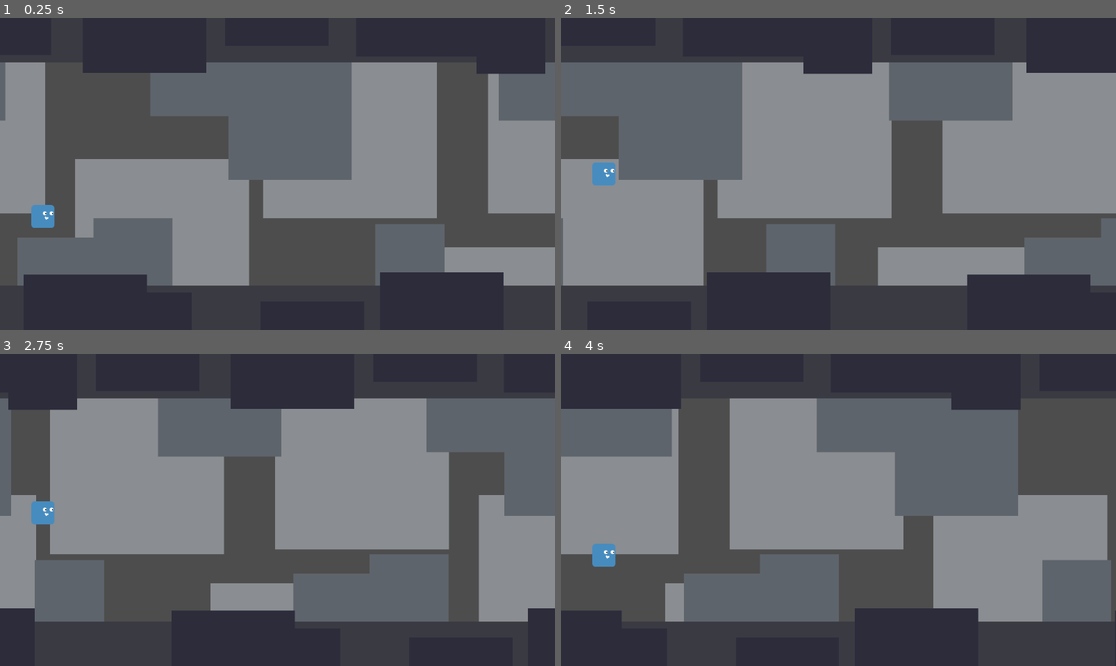
Above: before the commit, frames 1-4 (two rows, left to right).
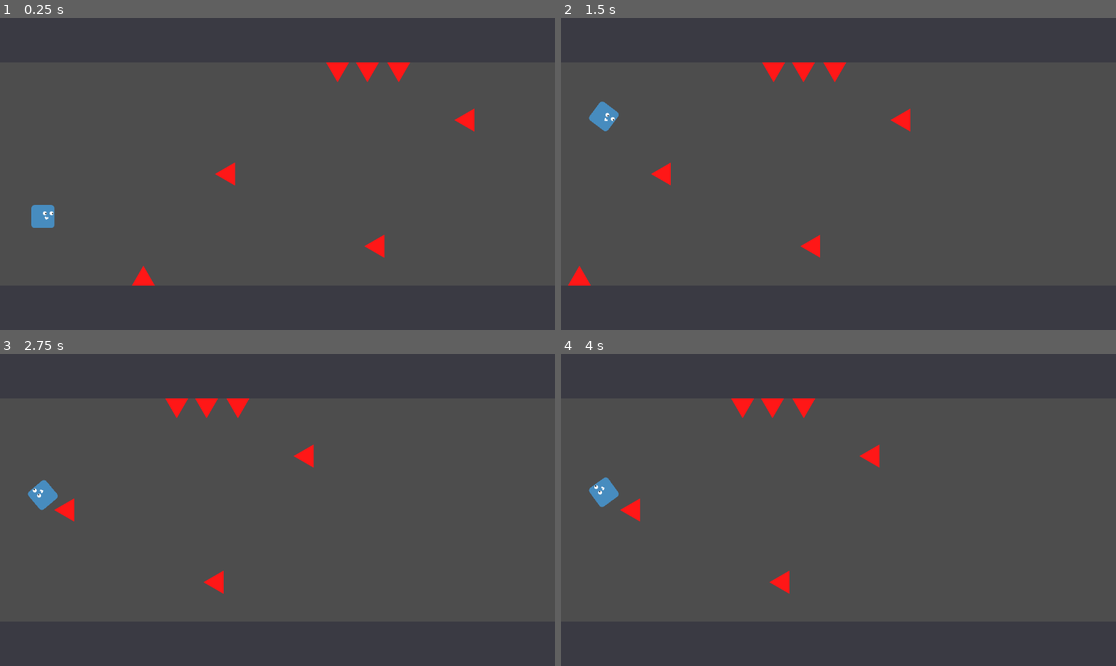
Above: after the commit, the same moments.

Repository: JostMK/Godot-Wild-Jam-75
Game: Godot game, scene res://main.tscn
Same seed, same stepped clock (60 frames per second), same inputs: the game is played once before the commit and once after it.
Inputs:
- Up to frame 1 (0.25 s): no input
- Up to frame 2 (1.5 s): tap Space (Reflect) at 0.6, 1.35 s
- Up to frame 3 (2.75 s): tap Space (Reflect) at 2.1 s
- Up to frame 4 (4 s): tap Space (Reflect) at 2.85, 3.6 s

The runs differ from the first frame. In frame 1, 50% of the frame differs, in the area x 0-100%, y 14-86%; in frame 2, 59%; in frame 3, 56%; in frame 4, 52%.

Commit message:
Adds death and spikes

Diff:
--- /dev/null
+++ b/assets/sprites/spike.svg
@@ -0,0 +1,59 @@
+<?xml version="1.0" encoding="UTF-8" standalone="no"?>
+<!-- Created with Inkscape (http://www.inkscape.org/) -->
+
+<svg
+   width="96"
+   height="96"
+   viewBox="0 0 25.4 25.4"
+   version="1.1"
+   id="svg1"
+   sodipodi:docname="spike.svg"
+   inkscape:version="1.3 (0e150ed6c4, 2023-07-21)"
+   xmlns:inkscape="http://www.inkscape.org/namespaces/inkscape"
+   xmlns:sodipodi="http://sodipodi.sourceforge.net/DTD/sodipodi-0.dtd"
+   xmlns="http://www.w3.org/2000/svg"
+   xmlns:svg="http://www.w3.org/2000/svg">
+  <sodipodi:namedview
+     id="namedview1"
+     pagecolor="#000000"
+     bordercolor="#000000"
+     borderopacity="0.25"
+     inkscape:showpageshadow="false"
+     inkscape:pageopacity="0.0"
+     inkscape:pagecheckerboard="true"
+     inkscape:deskcolor="#d1d1d1"
+     inkscape:document-units="mm"
+     inkscape:zoom="6.7265625"
+     inkscape:cx="51.066202"
+     inkscape:cy="51.066202"
+     inkscape:window-width="1858"
+     inkscape:window-height="1057"
+     inkscape:window-x="54"
+     inkscape:window-y="-8"
+     inkscape:window-maximized="1"
+     inkscape:current-layer="layer1" />
+  <defs
+     id="defs1" />
+  <g
+     inkscape:label="Layer 1"
+     inkscape:groupmode="layer"
+     id="layer1">
+    <path
+       sodipodi:type="star"
+       style="fill:#ffffff;stroke-width:1;stroke-linecap:round;stroke-linejoin:round;fill-opacity:1"
+       id="path1"
+       inkscape:flatsided="true"
+       sodipodi:sides="3"
+       sodipodi:cx="7.0801396"
+       sodipodi:cy="6.2541232"
+       sodipodi:r1="11.261171"
+       sodipodi:r2="5.6305852"
+       sodipodi:arg1="0.52359878"
+       sodipodi:arg2="1.5707963"
+       inkscape:rounded="1.0408341e-17"
+       inkscape:randomized="0"
+       d="m 16.8326,11.884709 -19.5049208,0 9.7524605,-16.8917571 z"
+       inkscape:transform-center-y="-3.6661738"
+       transform="matrix(1.3022355,0,0,1.3022355,3.479991,9.9233103)" />
+  </g>
+</svg>
--- a/main.tscn
+++ b/main.tscn
@@ -1,8 +1,10 @@
-[gd_scene load_steps=5 format=3 uid="uid://duk533ajtr0cx"]
+[gd_scene load_steps=7 format=3 uid="uid://duk533ajtr0cx"]
 
 [ext_resource type="Texture2D" uid="uid://jf7lrlv5ofcq" path="res://assets/sprites/placeholder.svg" id="1_kpqgj"]
 [ext_resource type="PackedScene" uid="uid://dfj6a4mae85vf" path="res://scenes/camera/follow_camera.tscn" id="2_ci57k"]
 [ext_resource type="PackedScene" uid="uid://b217sgubfrsu5" path="res://scenes/player/player.tscn" id="2_epn4y"]
+[ext_resource type="PackedScene" uid="uid://y2cad83txkic" path="res://scenes/sceneries/blocky_scenery.tscn" id="3_h60qi"]
+[ext_resource type="PackedScene" uid="uid://dgnw7qggtji6i" path="res://scenes/props/spike/spike.tscn" id="5_mssfh"]
 
 [sub_resource type="RectangleShape2D" id="RectangleShape2D_5nvy8"]
 size = Vector2(1280, 256)
@@ -20,235 +22,133 @@
 
 [node name="TestLevel" type="Node2D" parent="."]
 
-[node name="Decor" type="Node2D" parent="TestLevel"]
-
-[node name="Layer0" type="Parallax2D" parent="TestLevel/Decor"]
-scroll_scale = Vector2(1.1, 1)
-scroll_offset = Vector2(-576, -324)
-repeat_size = Vector2(1280, 0)
-
-[node name="Sprite2D" type="Sprite2D" parent="TestLevel/Decor/Layer0"]
-self_modulate = Color(0.1725, 0.1725, 0.23, 1)
-z_index = 10
-position = Vector2(956.344, 656)
-texture = ExtResource("1_kpqgj")
-
-[node name="Sprite2D4" type="Sprite2D" parent="TestLevel/Decor/Layer0"]
-self_modulate = Color(0.1725, 0.1725, 0.23, 1)
-z_index = 10
-position = Vector2(688.344, 634)
-scale = Vector2(0.838625, 0.348501)
-texture = ExtResource("1_kpqgj")
-
-[node name="Sprite2D5" type="Sprite2D" parent="TestLevel/Decor/Layer0"]
-self_modulate = Color(0.1725, 0.1725, 0.23, 1)
-z_index = 10
-position = Vector2(38.344, 32)
-scale = Vector2(0.838625, 0.348501)
-texture = ExtResource("1_kpqgj")
-
-[node name="Sprite2D9" type="Sprite2D" parent="TestLevel/Decor/Layer0"]
-self_modulate = Color(0.1725, 0.1725, 0.23, 1)
-z_index = 10
-position = Vector2(614.344, 13)
-scale = Vector2(0.838625, 0.348501)
-texture = ExtResource("1_kpqgj")
-
-[node name="Sprite2D2" type="Sprite2D" parent="TestLevel/Decor/Layer0"]
-self_modulate = Color(0.1725, 0.1725, 0.23, 1)
-z_index = 10
-position = Vector2(216.344, 661)
-texture = ExtResource("1_kpqgj")
-
-[node name="Sprite2D6" type="Sprite2D" parent="TestLevel/Decor/Layer0"]
-self_modulate = Color(0.1725, 0.1725, 0.23, 1)
-z_index = 10
-position = Vector2(339.344, -14)
-texture = ExtResource("1_kpqgj")
-
-[node name="Sprite2D8" type="Sprite2D" parent="TestLevel/Decor/Layer0"]
-self_modulate = Color(0.1725, 0.1725, 0.23, 1)
-z_index = 10
-position = Vector2(906.344, -48.2801)
-texture = ExtResource("1_kpqgj")
-
-[node name="Sprite2D3" type="Sprite2D" parent="TestLevel/Decor/Layer0"]
-self_modulate = Color(0.1725, 0.1725, 0.23, 1)
-z_index = 10
-position = Vector2(366.344, 729)
-scale = Vector2(0.559999, 1.24)
-texture = ExtResource("1_kpqgj")
-
-[node name="Sprite2D7" type="Sprite2D" parent="TestLevel/Decor/Layer0"]
-self_modulate = Color(0.1725, 0.1725, 0.23, 1)
-z_index = 10
-position = Vector2(1100.34, -42.2801)
-scale = Vector2(0.559999, 1.24)
-texture = ExtResource("1_kpqgj")
-
-[node name="Layer1" type="Parallax2D" parent="TestLevel/Decor"]
-scroll_scale = Vector2(0.8, 1)
-scroll_offset = Vector2(-576, -324)
-repeat_size = Vector2(1280, 0)
-
-[node name="Sprite2D" type="Sprite2D" parent="TestLevel/Decor/Layer1"]
-self_modulate = Color(0.3696, 0.39228, 0.42, 1)
-z_index = -10
-position = Vector2(69, 85)
-texture = ExtResource("1_kpqgj")
-
-[node name="Sprite2D2" type="Sprite2D" parent="TestLevel/Decor/Layer1"]
-self_modulate = Color(0.3696, 0.39228, 0.42, 1)
-z_index = -10
-position = Vector2(350, 584)
-texture = ExtResource("1_kpqgj")
-
-[node name="Sprite2D6" type="Sprite2D" parent="TestLevel/Decor/Layer1"]
-self_modulate = Color(0.3696, 0.39228, 0.42, 1)
-z_index = -10
-position = Vector2(462, 544)
-scale = Vector2(0.64, 1)
-texture = ExtResource("1_kpqgj")
-
-[node name="Sprite2D3" type="Sprite2D" parent="TestLevel/Decor/Layer1"]
-self_modulate = Color(0.3696, 0.39228, 0.42, 1)
-z_index = -10
-position = Vector2(788, 141.56)
-scale = Vector2(1, 1.52)
-texture = ExtResource("1_kpqgj")
-
-[node name="Sprite2D4" type="Sprite2D" parent="TestLevel/Decor/Layer1"]
-self_modulate = Color(0.3696, 0.39228, 0.42, 1)
-z_index = -10
-position = Vector2(626, 75.5598)
-texture = ExtResource("1_kpqgj")
-
-[node name="Sprite2D5" type="Sprite2D" parent="TestLevel/Decor/Layer1"]
-self_modulate = Color(0.3696, 0.39228, 0.42, 1)
-z_index = -10
-position = Vector2(1037, 556)
-scale = Vector2(0.560001, 1)
-texture = ExtResource("1_kpqgj")
-
-[node name="Layer2" type="Parallax2D" parent="TestLevel/Decor"]
-scroll_scale = Vector2(0.5, 1)
-scroll_offset = Vector2(-576, -324)
-repeat_size = Vector2(1280, 0)
-
-[node name="Sprite2D" type="Sprite2D" parent="TestLevel/Decor/Layer2"]
-self_modulate = Color(0.5415, 0.55195, 0.57, 1)
-z_index = -20
-position = Vector2(245.5, 234)
-scale = Vector2(1.41016, 1.34375)
-texture = ExtResource("1_kpqgj")
-
-[node name="Sprite2D2" type="Sprite2D" parent="TestLevel/Decor/Layer2"]
-self_modulate = Color(0.5415, 0.55195, 0.57, 1)
-z_index = -20
-position = Vector2(669, 465)
-scale = Vector2(1.41016, 1.34375)
-texture = ExtResource("1_kpqgj")
-
-[node name="Sprite2D3" type="Sprite2D" parent="TestLevel/Decor/Layer2"]
-self_modulate = Color(0.5415, 0.55195, 0.57, 1)
-z_index = -20
-position = Vector2(1059, 244)
-scale = Vector2(1.41016, 1.34375)
-texture = ExtResource("1_kpqgj")
-
-[node name="Sprite2D4" type="Sprite2D" parent="TestLevel/Decor/Layer2"]
-self_modulate = Color(0.5415, 0.55195, 0.57, 1)
-z_index = -20
-position = Vector2(112, 648)
-scale = Vector2(1.41016, 1.34375)
-texture = ExtResource("1_kpqgj")
+[node name="BlockyScenery" parent="TestLevel" instance=ExtResource("3_h60qi")]
+visible = false
 
 [node name="Map" type="Node2D" parent="TestLevel"]
 
-[node name="Ceiling" type="StaticBody2D" parent="TestLevel/Map"]
+[node name="Ceiling" type="Node2D" parent="TestLevel/Map"]
+
+[node name="Ceiling1" type="StaticBody2D" parent="TestLevel/Map/Ceiling"]
 position = Vector2(0, -360)
+collision_mask = 0
 
-[node name="CollisionShape2D" type="CollisionShape2D" parent="TestLevel/Map/Ceiling"]
+[node name="CollisionShape2D" type="CollisionShape2D" parent="TestLevel/Map/Ceiling/Ceiling1"]
 shape = SubResource("RectangleShape2D_5nvy8")
 
-[node name="CeilingSprite2D" type="Sprite2D" parent="TestLevel/Map/Ceiling"]
+[node name="CeilingSprite2D" type="Sprite2D" parent="TestLevel/Map/Ceiling/Ceiling1"]
 self_modulate = Color(0.228529, 0.226222, 0.261035, 1)
 scale = Vector2(5, 1)
 texture = ExtResource("1_kpqgj")
 
-[node name="Ceiling2" type="StaticBody2D" parent="TestLevel/Map"]
+[node name="Ceiling2" type="StaticBody2D" parent="TestLevel/Map/Ceiling"]
 position = Vector2(1280, -360)
+collision_mask = 0
 
-[node name="CollisionShape2D" type="CollisionShape2D" parent="TestLevel/Map/Ceiling2"]
+[node name="CollisionShape2D" type="CollisionShape2D" parent="TestLevel/Map/Ceiling/Ceiling2"]
 shape = SubResource("RectangleShape2D_5nvy8")
 
-[node name="CeilingSprite2D" type="Sprite2D" parent="TestLevel/Map/Ceiling2"]
+[node name="CeilingSprite2D" type="Sprite2D" parent="TestLevel/Map/Ceiling/Ceiling2"]
 self_modulate = Color(0.228529, 0.226222, 0.261035, 1)
 scale = Vector2(5, 1)
 texture = ExtResource("1_kpqgj")
 
-[node name="Ceiling3" type="StaticBody2D" parent="TestLevel/Map"]
+[node name="Ceiling3" type="StaticBody2D" parent="TestLevel/Map/Ceiling"]
 position = Vector2(2560, -360)
+collision_mask = 0
 
-[node name="CollisionShape2D" type="CollisionShape2D" parent="TestLevel/Map/Ceiling3"]
+[node name="CollisionShape2D" type="CollisionShape2D" parent="TestLevel/Map/Ceiling/Ceiling3"]
 shape = SubResource("RectangleShape2D_5nvy8")
 
-[node name="CeilingSprite2D" type="Sprite2D" parent="TestLevel/Map/Ceiling3"]
+[node name="CeilingSprite2D" type="Sprite2D" parent="TestLevel/Map/Ceiling/Ceiling3"]
 self_modulate = Color(0.228529, 0.226222, 0.261035, 1)
 scale = Vector2(5, 1)
 texture = ExtResource("1_kpqgj")
 
-[node name="Ceiling4" type="StaticBody2D" parent="TestLevel/Map"]
+[node name="Ceiling4" type="StaticBody2D" parent="TestLevel/Map/Ceiling"]
 position = Vector2(3840, -360)
+collision_mask = 0
 
-[node name="CollisionShape2D" type="CollisionShape2D" parent="TestLevel/Map/Ceiling4"]
+[node name="CollisionShape2D" type="CollisionShape2D" parent="TestLevel/Map/Ceiling/Ceiling4"]
 shape = SubResource("RectangleShape2D_5nvy8")
 
-[node name="CeilingSprite2D" type="Sprite2D" parent="TestLevel/Map/Ceiling4"]
+[node name="CeilingSprite2D" type="Sprite2D" parent="TestLevel/Map/Ceiling/Ceiling4"]
 self_modulate = Color(0.228529, 0.226222, 0.261035, 1)
 scale = Vector2(5, 1)
 texture = ExtResource("1_kpqgj")
 
-[node name="Floor" type="StaticBody2D" parent="TestLevel/Map"]
+[node name="Floor" type="Node2D" parent="TestLevel/Map"]
+
+[node name="Floor1" type="StaticBody2D" parent="TestLevel/Map/Floor"]
 position = Vector2(0, 360)
+collision_mask = 0
 
-[node name="CollisionShape2D" type="CollisionShape2D" parent="TestLevel/Map/Floor"]
+[node name="CollisionShape2D" type="CollisionShape2D" parent="TestLevel/Map/Floor/Floor1"]
 shape = SubResource("RectangleShape2D_5nvy8")
 
-[node name="CeilingSprite2D" type="Sprite2D" parent="TestLevel/Map/Floor"]
+[node name="CeilingSprite2D" type="Sprite2D" parent="TestLevel/Map/Floor/Floor1"]
 self_modulate = Color(0.228529, 0.226222, 0.261035, 1)
 scale = Vector2(5, 1)
 texture = ExtResource("1_kpqgj")
 
-[node name="Floor2" type="StaticBody2D" parent="TestLevel/Map"]
+[node name="Floor2" type="StaticBody2D" parent="TestLevel/Map/Floor"]
 position = Vector2(1280, 360)
+collision_mask = 0
 
-[node name="CollisionShape2D" type="CollisionShape2D" parent="TestLevel/Map/Floor2"]
+[node name="CollisionShape2D" type="CollisionShape2D" parent="TestLevel/Map/Floor/Floor2"]
 shape = SubResource("RectangleShape2D_5nvy8")
 
-[node name="CeilingSprite2D" type="Sprite2D" parent="TestLevel/Map/Floor2"]
+[node name="CeilingSprite2D" type="Sprite2D" parent="TestLevel/Map/Floor/Floor2"]
 self_modulate = Color(0.228529, 0.226222, 0.261035, 1)
 scale = Vector2(5, 1)
 texture = ExtResource("1_kpqgj")
 
-[node name="Floor3" type="StaticBody2D" parent="TestLevel/Map"]
+[node name="Floor3" type="StaticBody2D" parent="TestLevel/Map/Floor"]
 position = Vector2(2560, 360)
+collision_mask = 0
 
-[node name="CollisionShape2D" type="CollisionShape2D" parent="TestLevel/Map/Floor3"]
+[node name="CollisionShape2D" type="CollisionShape2D" parent="TestLevel/Map/Floor/Floor3"]
 shape = SubResource("RectangleShape2D_5nvy8")
 
-[node name="CeilingSprite2D" type="Sprite2D" parent="TestLevel/Map/Floor3"]
+[node name="CeilingSprite2D" type="Sprite2D" parent="TestLevel/Map/Floor/Floor3"]
 self_modulate = Color(0.228529, 0.226222, 0.261035, 1)
 scale = Vector2(5, 1)
 texture = ExtResource("1_kpqgj")
 
-[node name="Floor4" type="StaticBody2D" parent="TestLevel/Map"]
+[node name="Floor4" type="StaticBody2D" parent="TestLevel/Map/Floor"]
 position = Vector2(3834, 360)
+collision_mask = 0
 
-[node name="CollisionShape2D" type="CollisionShape2D" parent="TestLevel/Map/Floor4"]
+[node name="CollisionShape2D" type="CollisionShape2D" parent="TestLevel/Map/Floor/Floor4"]
 shape = SubResource("RectangleShape2D_5nvy8")
 
-[node name="CeilingSprite2D" type="Sprite2D" parent="TestLevel/Map/Floor4"]
+[node name="CeilingSprite2D" type="Sprite2D" parent="TestLevel/Map/Floor/Floor4"]
 self_modulate = Color(0.228529, 0.226222, 0.261035, 1)
 scale = Vector2(5, 1)
 texture = ExtResource("1_kpqgj")
+
+[node name="Spike" parent="TestLevel/Map" instance=ExtResource("5_mssfh")]
+rotation = -1.5708
+
+[node name="Spike6" parent="TestLevel/Map" instance=ExtResource("5_mssfh")]
+position = Vector2(497, -112)
+rotation = -1.5708
+
+[node name="Spike7" parent="TestLevel/Map" instance=ExtResource("5_mssfh")]
+position = Vector2(310, 150)
+rotation = -1.5708
+
+[node name="Spike2" parent="TestLevel/Map" instance=ExtResource("5_mssfh")]
+position = Vector2(-190, 232)
+
+[node name="Spike3" parent="TestLevel/Map" instance=ExtResource("5_mssfh")]
+position = Vector2(213, -232)
+rotation = 3.14159
+
+[node name="Spike4" parent="TestLevel/Map" instance=ExtResource("5_mssfh")]
+position = Vector2(275, -232)
+rotation = 3.14159
+
+[node name="Spike5" parent="TestLevel/Map" instance=ExtResource("5_mssfh")]
+position = Vector2(340, -232)
+rotation = 3.14159
--- a/project.godot
+++ b/project.godot
@@ -21,7 +21,9 @@
 "res://assets/": "red",
 "res://components/": "purple",
 "res://scenes/": "yellow",
-"res://scenes/player/": "teal"
+"res://scenes/levels/": "orange",
+"res://scenes/player/": "teal",
+"res://scenes/sceneries/": "red"
 }
 
 [input]
@@ -33,6 +35,12 @@
 ]
 }
 
+[layer_names]
+
+2d_physics/layer_1="Level"
+2d_physics/layer_2="Player"
+2d_physics/layer_3="Danger"
+
 [rendering]
 
 renderer/rendering_method="gl_compatibility"
--- a/scenes/player/player.gd
+++ b/scenes/player/player.gd
@@ -4,23 +4,36 @@
 signal Bounce
 signal Reflect
 
+@export var visuals: Node2D
+
 @export var speed: float = 300.0
 @export var max_charges: int = 1
+
+@export_category("Death Settings")
+@export_flags_2d_physics var damage_layer: int
+@export var velocity_damping: float
+@export var rotation_speed: float
 
 var charges: int
 
 var _velocity: Vector2
-
+var _dead: bool
 
 func _ready():
 	# needs to be disabled to use move_and_collide
 	sync_to_physics = false
 
 	charges = max_charges
-	_velocity = Vector2(1, 1).normalized()
+	_velocity = Vector2(1, 1).normalized() * speed
 
 
-func _process(_delta: float) -> void:
+func _process(delta: float) -> void:
+	if _dead:
+		_velocity = _velocity.move_toward(Vector2.ZERO, velocity_damping * delta)
+		# rotation speed is proportional to velocity
+		var rotation_degree = lerp(0., rotation_speed, _velocity.length_squared() / (speed**2))
+		visuals.rotate(deg_to_rad(rotation_degree * delta))
+		return
 
 	if Input.is_action_just_pressed("Reflect") and charges > 0:
 		_velocity.y *= -1
@@ -30,7 +43,7 @@
 
 
 func _physics_process(delta: float) -> void:
-	var move_amount: Vector2 = _velocity * speed * delta
+	var move_amount: Vector2 = _velocity * delta
 
 	# collide up to 10 bounces
 	for __ in 10:
@@ -39,7 +52,14 @@
 		if not collision:
 			break
 
+		var object: CollisionObject2D = collision.get_collider() as CollisionObject2D
+		if object and (object.collision_layer & damage_layer): # logical AND to check if any layer overlaps
+			_handle_death()
+
 		move_amount = _handle_collision(collision)
+
+		if _dead:
+			return
 
 		charges = max_charges
 		Bounce.emit()
@@ -50,3 +70,8 @@
 
 	# reflect remaining velocity at surface and return it for further movement
 	return collision.get_remainder().bounce(collision.get_normal())
+
+
+func _handle_death() -> void:
+	print("DEAD")
+	_dead = true
--- a/scenes/player/player.tscn
+++ b/scenes/player/player.tscn
@@ -6,9 +6,15 @@
 [sub_resource type="RectangleShape2D" id="RectangleShape2D_76guc"]
 size = Vector2(48, 48)
 
-[node name="Player" type="AnimatableBody2D"]
+[node name="Player" type="AnimatableBody2D" node_paths=PackedStringArray("visuals")]
+collision_layer = 2
+collision_mask = 5
 sync_to_physics = false
 script = ExtResource("1_m4fgs")
+visuals = NodePath("Sprite2D")
+damage_layer = 4
+velocity_damping = 200.0
+rotation_speed = 720.0
 
 [node name="CollisionShape2D" type="CollisionShape2D" parent="."]
 shape = SubResource("RectangleShape2D_76guc")
--- /dev/null
+++ b/scenes/props/spike/spike.tscn
@@ -0,0 +1,16 @@
+[gd_scene load_steps=2 format=3 uid="uid://dgnw7qggtji6i"]
+
+[ext_resource type="Texture2D" uid="uid://7ihkr23b6ula" path="res://assets/sprites/spike.svg" id="1_rletb"]
+
+[node name="Spike" type="StaticBody2D"]
+collision_layer = 4
+collision_mask = 0
+
+[node name="CollisionPolygon2D" type="CollisionPolygon2D" parent="."]
+polygon = PackedVector2Array(-24, 0, 0, -41, 24, 0)
+
+[node name="Sprite2D" type="Sprite2D" parent="."]
+self_modulate = Color(1, 0.09, 0.09, 1)
+scale = Vector2(0.5, 0.5)
+texture = ExtResource("1_rletb")
+offset = Vector2(0, -48)
--- /dev/null
+++ b/scenes/sceneries/blocky_scenery.tscn
@@ -0,0 +1,146 @@
+[gd_scene load_steps=2 format=3 uid="uid://y2cad83txkic"]
+
+[ext_resource type="Texture2D" uid="uid://jf7lrlv5ofcq" path="res://assets/sprites/placeholder.svg" id="1_0x7wh"]
+
+[node name="BlockyScenery" type="Node2D"]
+
+[node name="Layer0" type="Parallax2D" parent="."]
+scroll_scale = Vector2(1.1, 1)
+scroll_offset = Vector2(-576, -324)
+repeat_size = Vector2(1280, 0)
+
+[node name="Sprite2D" type="Sprite2D" parent="Layer0"]
+self_modulate = Color(0.1725, 0.1725, 0.23, 1)
+z_index = 10
+position = Vector2(956.344, 656)
+texture = ExtResource("1_0x7wh")
+
+[node name="Sprite2D4" type="Sprite2D" parent="Layer0"]
+self_modulate = Color(0.1725, 0.1725, 0.23, 1)
+z_index = 10
+position = Vector2(688.344, 634)
+scale = Vector2(0.838625, 0.348501)
+texture = ExtResource("1_0x7wh")
+
+[node name="Sprite2D5" type="Sprite2D" parent="Layer0"]
+self_modulate = Color(0.1725, 0.1725, 0.23, 1)
+z_index = 10
+position = Vector2(38.344, 32)
+scale = Vector2(0.838625, 0.348501)
+texture = ExtResource("1_0x7wh")
+
+[node name="Sprite2D9" type="Sprite2D" parent="Layer0"]
+self_modulate = Color(0.1725, 0.1725, 0.23, 1)
+z_index = 10
+position = Vector2(614.344, 13)
+scale = Vector2(0.838625, 0.348501)
+texture = ExtResource("1_0x7wh")
+
+[node name="Sprite2D2" type="Sprite2D" parent="Layer0"]
+self_modulate = Color(0.1725, 0.1725, 0.23, 1)
+z_index = 10
+position = Vector2(216.344, 661)
+texture = ExtResource("1_0x7wh")
+
+[node name="Sprite2D6" type="Sprite2D" parent="Layer0"]
+self_modulate = Color(0.1725, 0.1725, 0.23, 1)
+z_index = 10
+position = Vector2(339.344, -14)
+texture = ExtResource("1_0x7wh")
+
+[node name="Sprite2D8" type="Sprite2D" parent="Layer0"]
+self_modulate = Color(0.1725, 0.1725, 0.23, 1)
+z_index = 10
+position = Vector2(906.344, -48.2801)
+texture = ExtResource("1_0x7wh")
+
+[node name="Sprite2D3" type="Sprite2D" parent="Layer0"]
+self_modulate = Color(0.1725, 0.1725, 0.23, 1)
+z_index = 10
+position = Vector2(366.344, 729)
+scale = Vector2(0.559999, 1.24)
+texture = ExtResource("1_0x7wh")
+
+[node name="Sprite2D7" type="Sprite2D" parent="Layer0"]
+self_modulate = Color(0.1725, 0.1725, 0.23, 1)
+z_index = 10
+position = Vector2(1100.34, -42.2801)
+scale = Vector2(0.559999, 1.24)
+texture = ExtResource("1_0x7wh")
+
+[node name="Layer1" type="Parallax2D" parent="."]
+scroll_scale = Vector2(0.8, 1)
+scroll_offset = Vector2(-576, -324)
+repeat_size = Vector2(1280, 0)
+
+[node name="Sprite2D" type="Sprite2D" parent="Layer1"]
+self_modulate = Color(0.3696, 0.39228, 0.42, 1)
+z_index = -10
+position = Vector2(69, 85)
+texture = ExtResource("1_0x7wh")
+
+[node name="Sprite2D2" type="Sprite2D" parent="Layer1"]
+self_modulate = Color(0.3696, 0.39228, 0.42, 1)
+z_index = -10
+position = Vector2(350, 584)
+texture = ExtResource("1_0x7wh")
+
+[node name="Sprite2D6" type="Sprite2D" parent="Layer1"]
+self_modulate = Color(0.3696, 0.39228, 0.42, 1)
+z_index = -10
+position = Vector2(462, 544)
+scale = Vector2(0.64, 1)
+texture = ExtResource("1_0x7wh")
+
+[node name="Sprite2D3" type="Sprite2D" parent="Layer1"]
+self_modulate = Color(0.3696, 0.39228, 0.42, 1)
+z_index = -10
+position = Vector2(788, 141.56)
+scale = Vector2(1, 1.52)
+texture = ExtResource("1_0x7wh")
+
+[node name="Sprite2D4" type="Sprite2D" parent="Layer1"]
+self_modulate = Color(0.3696, 0.39228, 0.42, 1)
+z_index = -10
+position = Vector2(626, 75.5598)
+texture = ExtResource("1_0x7wh")
+
+[node name="Sprite2D5" type="Sprite2D" parent="Layer1"]
+self_modulate = Color(0.3696, 0.39228, 0.42, 1)
+z_index = -10
+position = Vector2(1037, 556)
+scale = Vector2(0.560001, 1)
+texture = ExtResource("1_0x7wh")
+
+[node name="Layer2" type="Parallax2D" parent="."]
+scroll_scale = Vector2(0.5, 1)
+scroll_offset = Vector2(-576, -324)
+repeat_size = Vector2(1280, 0)
+
+[node name="Sprite2D" type="Sprite2D" parent="Layer2"]
+self_modulate = Color(0.5415, 0.55195, 0.57, 1)
+z_index = -20
+position = Vector2(245.5, 234)
+scale = Vector2(1.41016, 1.34375)
+texture = ExtResource("1_0x7wh")
+
+[node name="Sprite2D2" type="Sprite2D" parent="Layer2"]
+self_modulate = Color(0.5415, 0.55195, 0.57, 1)
+z_index = -20
+position = Vector2(669, 465)
+scale = Vector2(1.41016, 1.34375)
+texture = ExtResource("1_0x7wh")
+
+[node name="Sprite2D3" type="Sprite2D" parent="Layer2"]
+self_modulate = Color(0.5415, 0.55195, 0.57, 1)
+z_index = -20
+position = Vector2(1059, 244)
+scale = Vector2(1.41016, 1.34375)
+texture = ExtResource("1_0x7wh")
+
+[node name="Sprite2D4" type="Sprite2D" parent="Layer2"]
+self_modulate = Color(0.5415, 0.55195, 0.57, 1)
+z_index = -20
+position = Vector2(112, 648)
+scale = Vector2(1.41016, 1.34375)
+texture = ExtResource("1_0x7wh")
Not shown, added: assets/sprites/spike.svg.import
